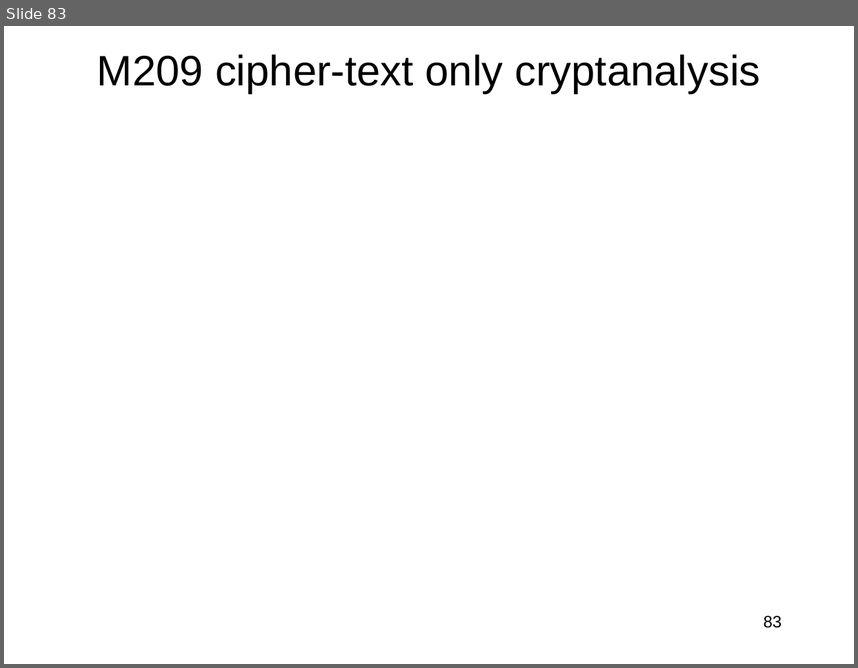
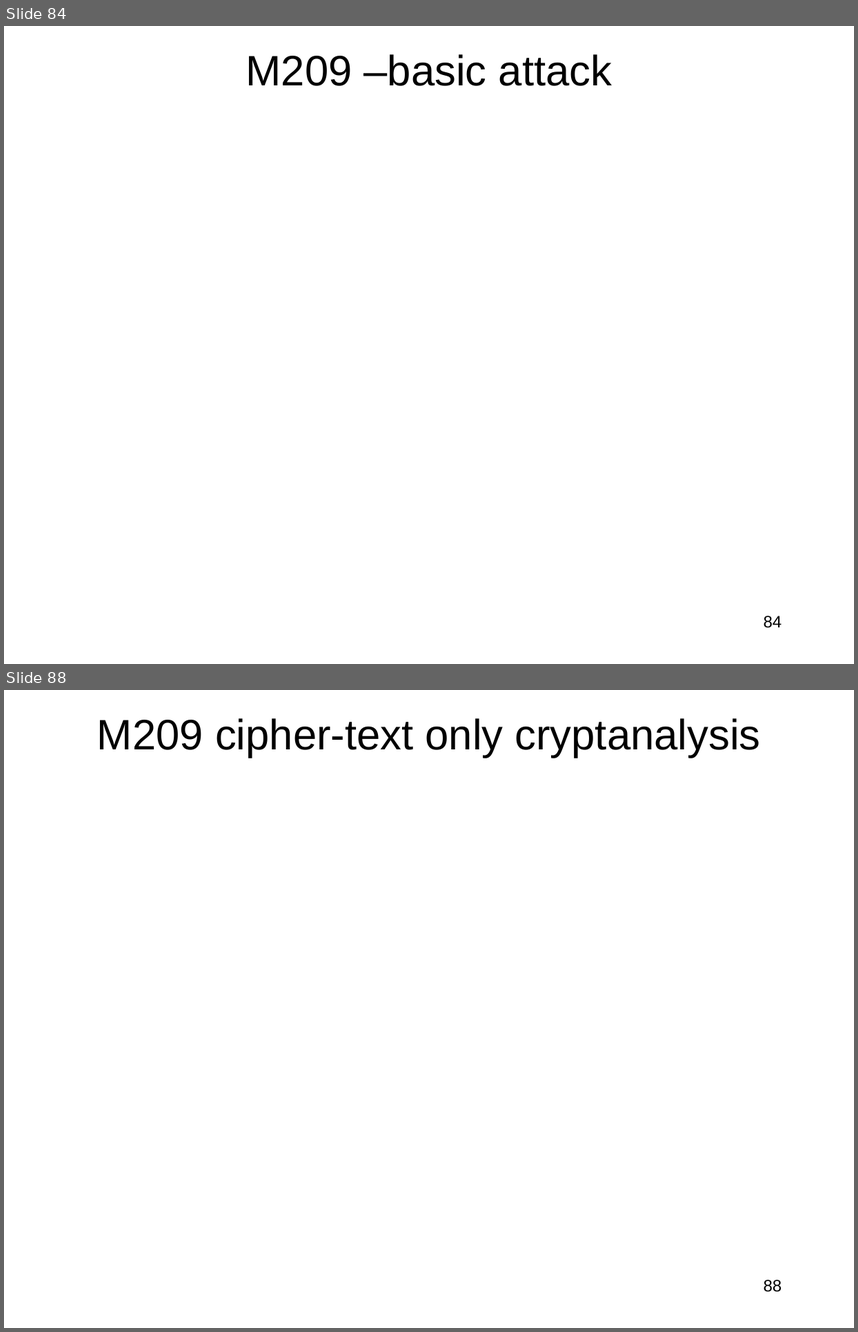
Before and after one commit to jlmucb/class_notes, a slide deck: BerkeleyClass/CS290Spring2013/Lectures/Cryptoclass2.pptx. Shown one above the other, each under a label of ours: slide 83 before the commit, slides 84 and 88 after it; the slides between them are not shown. The pictures are 858x668 and 858x1332 pixels, drawn with LibreOffice and Linux fonts; fonts in the diff are those of the drawing; grey boxes stand for pictures. Boxes give left, top, right and bottom in pixels: in the first picture for what was removed or moved away, otherwise in the second. Text is boxed around its words. In the diff, an @@ line names an element or a change of style, - is before the commit and + after.

```diff
--- a/BerkeleyClass/CS290Spring2013/Lectures/Cryptoclass2.pptx
+++ b/BerkeleyClass/CS290Spring2013/Lectures/Cryptoclass2.pptx
@@ slide 84 added at (4,26,854,664), background #FFFFFF @@
@@ title added at (246,54,612,86), 36 pt, text #000000 @@
+M209 –basic attack
@@ page number added at (764,615,782,628), 14 pt, text #000000 @@
+84
@@ what was slide 83 is now slide 88 @@
@@ page number at (764,1279,782,1292): text changed @@
-83
+88
```
Also in this commit, not shown: 1 slide changed, 5 other slides added, 1 slide removed, 1 other file.
